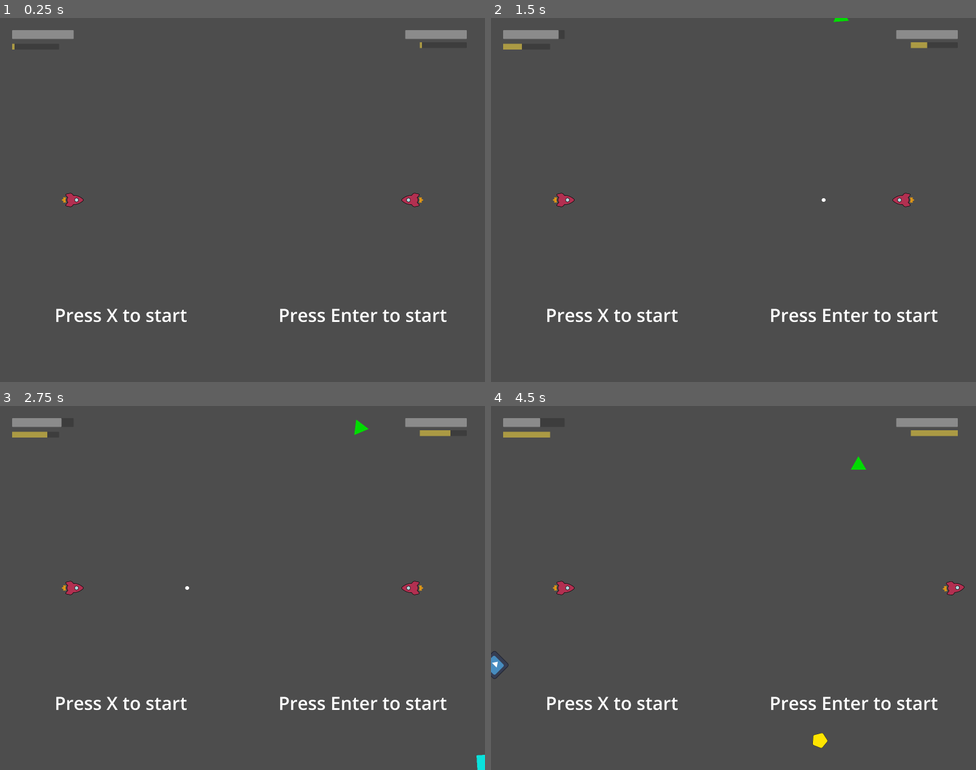
Above: before the commit, frames 1-4 (two rows, left to right).
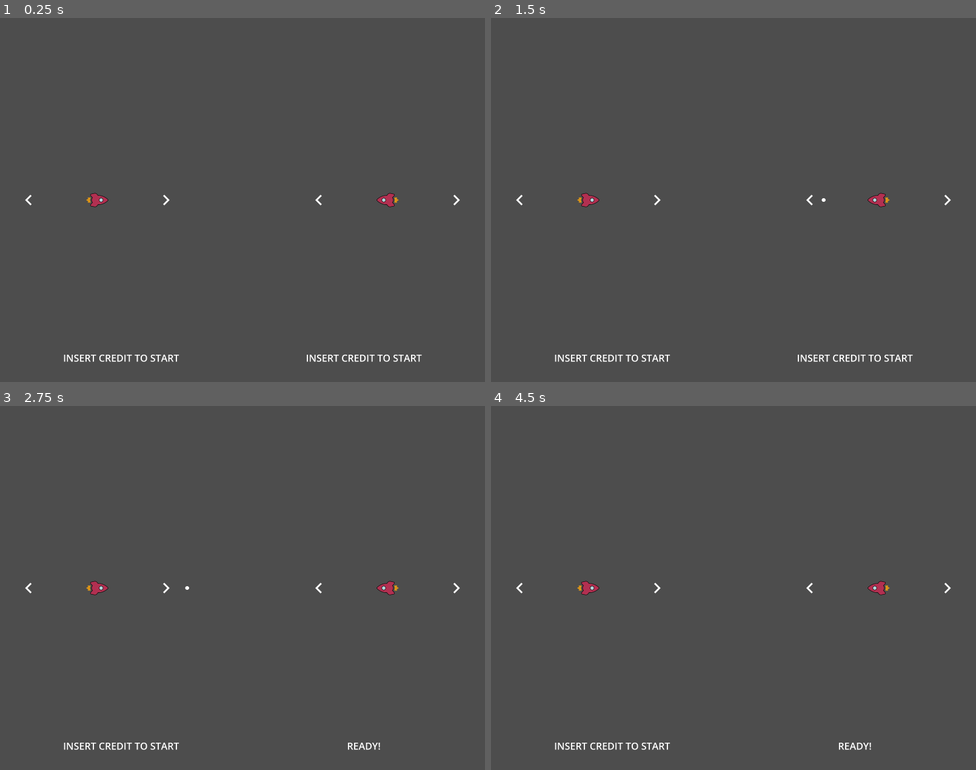
Above: after the commit, the same moments.

Repository: RajwolChapagain/Arcade-Game
Game: Godot game, scene res://main.tscn
Same seed, same stepped clock (60 frames per second), same inputs: the game is played once before the commit and once after it. The engine's default icon, where the game draws it, is replaced by a stand-in: a white triangle on a blue panel in a dark square.
Inputs:
- Up to frame 1 (0.25 s): no input
- Up to frame 2 (1.5 s): tap X at 0.5, 1.25 s; hold Up (p2_fire) 0.53-1.28 s; tap Up (p2_fire) at 1.35 s
- Up to frame 3 (2.75 s): tap X at 2 s; hold Enter (p2_insert_coin) from 2.03 s (still down); tap Up (p2_fire) at 2.3 s
- Up to frame 4 (4.5 s): tap X at 2.75, 3.5, 4.25 s; release Enter (p2_insert_coin) at 2.78 s; tap A (p2_left) at 2.85 s; tap Up (p2_fire) at 3.05, 3.8, 4.35 s; hold D (p2_right) 3.53-4.28 s

The runs differ from the first frame. In frame 1, 2.4% of the frame differs, in the area x 2-97%, y 3-95%; in frame 2, 2.5%; in frame 3, 2.5%; in frame 4, 2.7%, in the area x 0-98%, y 3-95%.

Commit message:
Instantiate ships on main scene after ready

Diff:
--- a/UI/main_menu.gd
+++ b/UI/main_menu.gd
@@ -18,6 +18,8 @@
 var player2_inserted_coin = false
 var player1_ready = false
 var player2_ready = false
+
+signal both_players_ready(p1_ship, p2_ship)
 
 func _input(event):
 	if event.is_action_pressed("p1_left"):
@@ -62,10 +64,17 @@
 func make_player_ready(player):
 	if player == 1:
 		player1_ready = true
+		if player2_ready:
+			start_game()
 	elif player == 2:
-		player1_ready = true
+		player2_ready = true
+		if player1_ready:
+			start_game()
 	set_prompt(player, "READY!")
 
 func set_prompt(player, text):
 	var label = $Prompt/Label if player == 1 else $Prompt/Label2
 	label.text = text
+
+func start_game():
+	both_players_ready.emit(left_pointer, right_pointer)
--- a/main.gd
+++ b/main.gd
@@ -1,4 +1,6 @@
 extends Node2D
+
+@export var ships : Array[PackedScene] ##Has to be in the same order as ship_sprites in Main Menu
 
 func _ready():
 	$Player1.bullet_fired.connect(on_player1_fired_bullet)
@@ -167,3 +169,15 @@
 	for ring in get_tree().get_nodes_in_group("bullet_ring"):
 		if ring.owner_player == player:
 			ring.queue_free()
+
+
+func _on_main_menu_both_players_ready(p1_ship, p2_ship):
+	print("Both players are ready")
+	var player1_ship = ships[p1_ship].instantiate()
+	player1_ship.position = Vector2(1000, 750)
+	player1_ship.name = "Player1"
+	add_child(player1_ship)
+	var player2_ship = ships[p2_ship].instantiate()
+	player2_ship.position = Vector2(2000, 750)
+	add_child(player2_ship)
+	#Initialize ship2 after spawning
--- a/main.tscn
+++ b/main.tscn
@@ -1,18 +1,24 @@
-[gd_scene load_steps=5 format=3 uid="uid://dtp6xrfqaukse"]
+[gd_scene load_steps=8 format=3 uid="uid://dtp6xrfqaukse"]
 
 [ext_resource type="Script" path="res://main.gd" id="1_uyiea"]
 [ext_resource type="PackedScene" uid="uid://dsgskm8hx8n3" path="res://ship/stock_ship.tscn" id="2_rmhn6"]
+[ext_resource type="PackedScene" uid="uid://dxrj6hhnkc3xu" path="res://ship/scout_ship.tscn" id="2_xweoy"]
 [ext_resource type="PackedScene" uid="uid://0uuiimj7834t" path="res://UI/hud.tscn" id="4_kn60h"]
+[ext_resource type="PackedScene" uid="uid://dkg36k7t483lp" path="res://ship/tank_ship.tscn" id="4_sx32l"]
 [ext_resource type="PackedScene" uid="uid://d4gsdtgxa50oe" path="res://powerups/spawner.tscn" id="5_0xksv"]
+[ext_resource type="PackedScene" uid="uid://mf26dw6pyc04" path="res://UI/main_menu.tscn" id="5_ksg3p"]
 
 [node name="Main" type="Node2D"]
 script = ExtResource("1_uyiea")
+ships = Array[PackedScene]([ExtResource("2_xweoy"), ExtResource("2_rmhn6"), ExtResource("4_sx32l")])
 
 [node name="Player1" parent="." instance=ExtResource("2_rmhn6")]
+visible = false
 position = Vector2(-1400, 0)
 metadata/_edit_group_ = true
 
 [node name="Player2" parent="." instance=ExtResource("2_rmhn6")]
+visible = false
 position = Vector2(1400, 0)
 rotation = 3.14159
 LEFT_STRING = "p2_left"
@@ -29,6 +35,7 @@
 zoom = Vector2(0.5, 0.5)
 
 [node name="HUD" parent="." instance=ExtResource("4_kn60h")]
+visible = false
 offset_left = -2000.0
 offset_top = -1500.0
 offset_right = 2000.0
@@ -36,45 +43,11 @@
 
 [node name="Spawner" parent="." instance=ExtResource("5_0xksv")]
 
-[node name="MainMenu" type="Control" parent="."]
-layout_mode = 3
-anchors_preset = 15
-anchor_right = 1.0
-anchor_bottom = 1.0
+[node name="MainMenu" parent="." instance=ExtResource("5_ksg3p")]
 offset_left = -2000.0
 offset_top = -1500.0
 offset_right = 2000.0
 offset_bottom = 1500.0
-grow_horizontal = 2
-grow_vertical = 2
-
-[node name="Label" type="Label" parent="MainMenu"]
-layout_mode = 1
-anchors_preset = 2
-anchor_top = 1.0
-anchor_bottom = 1.0
-offset_left = 450.0
-offset_top = -656.0
-offset_right = 1543.0
-offset_bottom = -448.0
-grow_vertical = 0
-theme_override_font_sizes/font_size = 150
-text = "Press X to start"
-
-[node name="Label2" type="Label" parent="MainMenu"]
-layout_mode = 1
-anchors_preset = 3
-anchor_left = 1.0
-anchor_top = 1.0
-anchor_right = 1.0
-anchor_bottom = 1.0
-offset_left = -1703.0
-offset_top = -656.0
-offset_right = -314.0
-offset_bottom = -448.0
-grow_horizontal = 0
-grow_vertical = 0
-theme_override_font_sizes/font_size = 150
-text = "Press Enter to start"
 
 [connection signal="object_spawned" from="Spawner" to="." method="_on_spawner_object_spawned"]
+[connection signal="both_players_ready" from="MainMenu" to="." method="_on_main_menu_both_players_ready"]
--- a/powerups/spawner.tscn
+++ b/powerups/spawner.tscn
@@ -14,6 +14,7 @@
 objects = [ExtResource("4_0yvf8"), ExtResource("2_e3ppi"), ExtResource("2_qvy86"), ExtResource("5_s6osl"), ExtResource("6_efj6k")]
 
 [node name="Timer" type="Timer" parent="."]
+wait_time = 10.0
 autostart = true
 
 [node name="Path2D" type="Path2D" parent="."]
